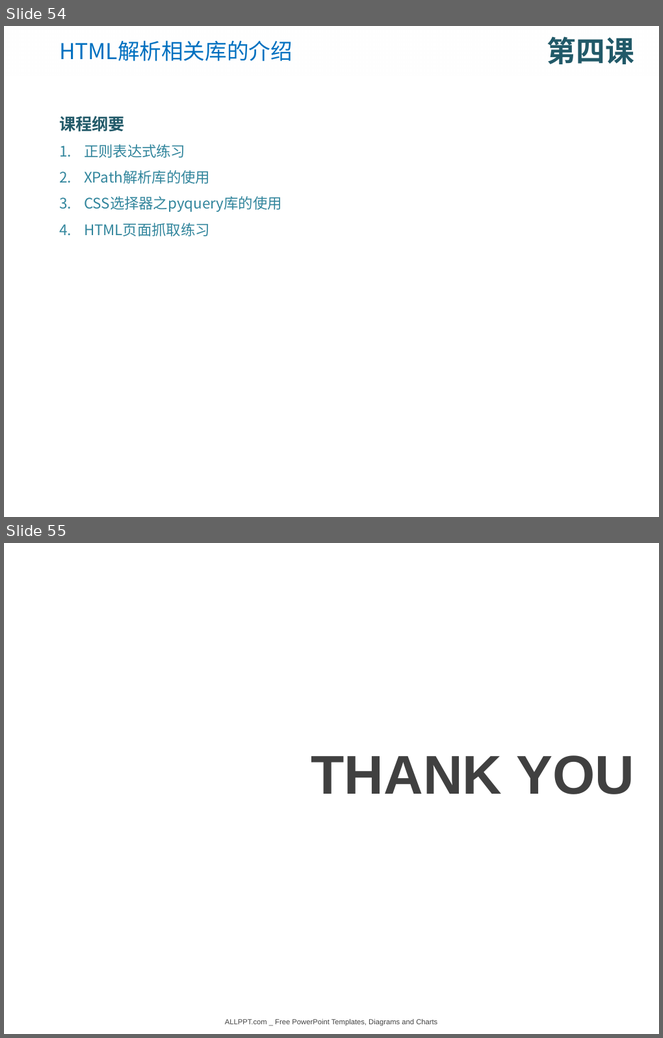
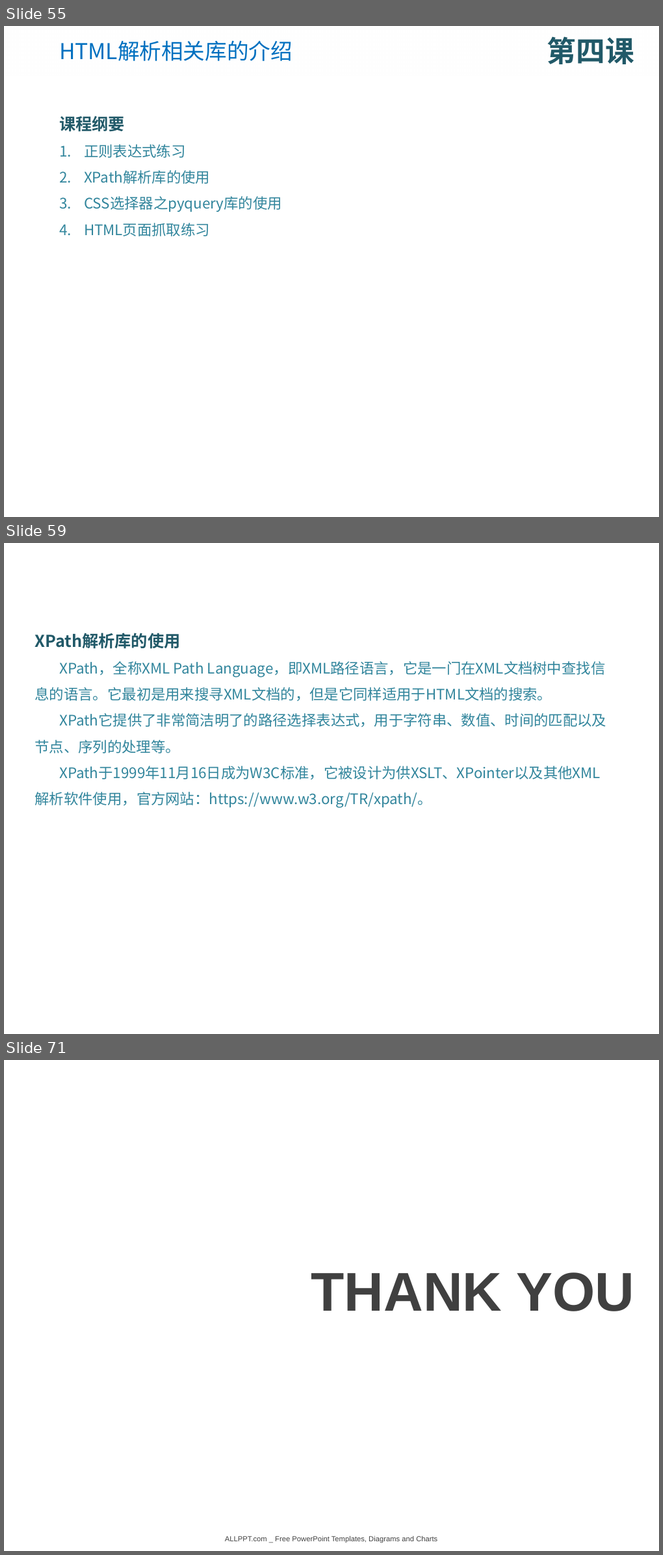
Before and after one commit to DataScienceCoding/Python-Web-Crawler, a slide deck: Python-Web-Crawler.pptx. Shown one above the other, each under a label of ours: slides 54 and 55 before the commit, slides 55, 59 and 71 after it; the slides between them are not shown. The pictures are 663x1038 and 663x1555 pixels, drawn with LibreOffice and Linux fonts; fonts in the diff are those of the drawing; background and template pictures are left out. Boxes give left, top, right and bottom in pixels: in the first picture for what was removed or moved away, otherwise in the second. Text is boxed around its words. In the diff, an @@ line names an element or a change of style, - is before the commit and + after.

```diff
--- a/Python-Web-Crawler.pptx
+++ b/Python-Web-Crawler.pptx
@@ slide 59 added at bbox=[4, 543, 659, 1034], background picture (left out) @@
@@ text added at bbox=[35, 633, 607, 808], 16 pt, text #31859C @@
+XPath解析库的使用
+XPath，全称XML Path Language，即XML路径语言，它是一门在XML文档树中查找信息的语言。它最初是用来搜寻XML文档的，但是它同样适用于HTML文档的搜索。
+XPath它提供了非常简洁明了的路径选择表达式，用于字符串、数值、时间的匹配以及节点、序列的处理等。
+XPath于1999年11月16日成为W3C标准，它被设计为供XSLT、XPointer以及其他XML解析软件使用，官方网站：https://www.w3.org/TR/xpath/。
@@ what was slide 54 is now slide 55 @@
@@ what was slide 55 is now slide 71 @@
```
Also in this commit, not shown: 4 slides changed, 15 other slides added, 8 other files.
